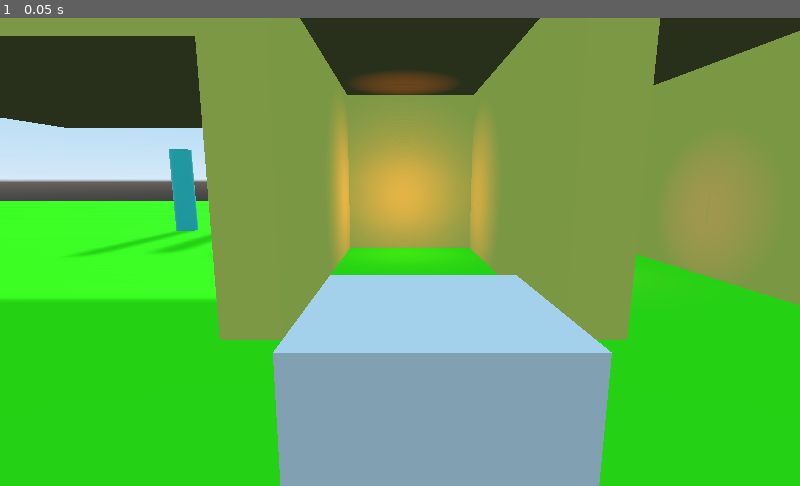
Above: before the commit, frame 1.
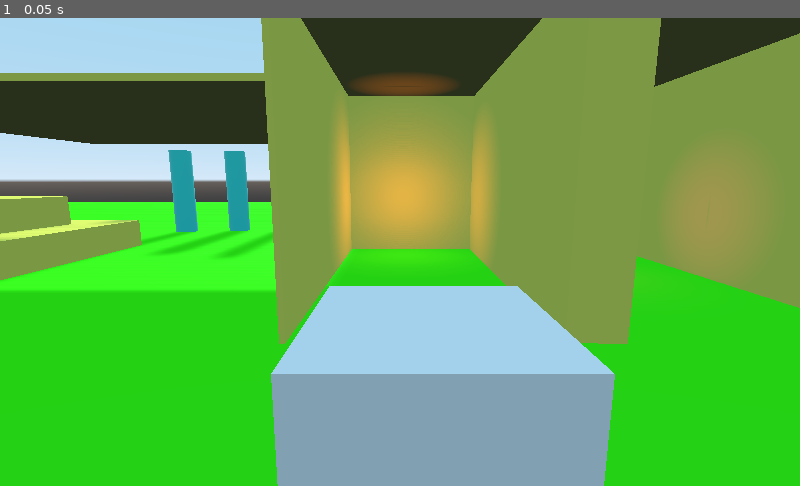
Above: after the commit, the same moment.

Repository: binaryorange/ECC
Game: Godot game, scene res://Testing.tscn
The game is run twice, just before and just after one commit, with the same random seed, the same clock (stepped at 60 frames per second) and the same inputs.
Inputs:
- Up to frame 1 (0.05 s): no input

The runs differ from the first frame. In frame 1, 16% of the frame differs, in the area x 0-100%, y 0-100%.

Commit message:
FIXED: Raycasting to determine distancing
Changed method of raycasting to better determine how close the camera is to any occluding object to the player. Still need to tweak settings to find best values.

Very close to being able to release a sort of "Beta" here soon!

Diff:
--- a/ECC_Controller.gd
+++ b/ECC_Controller.gd
@@ -22,8 +22,6 @@
 # this will capture our raycast node
 export (NodePath) var RayCastNode
 
-export (NodePath) var RaycastPoint
-
 # export our zoom levels in an array
 export(Array, NodePath) var ZoomLevels
 
@@ -45,8 +43,6 @@
 
 # export our view cam distance modifier
 export (float) var ViewCamDistanceModifier = 0.15
-
-export (Vector3) var RayCastCastDistance
 
 # allow the user to determine if there will be smoothing when pulling ahead
 export (bool) var EnablePullAheadSmoothing = false
@@ -66,7 +62,8 @@
 var zoom_level_array = []
 var gimbal_offset
 var raycast
-var raycast_point
+var x_rot
+var is_in_confined_space = false
 
 # hide these when we are running the game
 var helper_mesh
@@ -81,7 +78,6 @@
 	clip_cam = get_node(ClipCamera)
 	helper_mesh = $"X Gimbal/HelperMesh"
 	raycast = get_node(RayCastNode)
-	raycast_point = get_node(RaycastPoint)
 
 	# set our helper meshes to be invisible
 	helper_mesh.visible = false
@@ -96,13 +92,13 @@
 	for z in ZoomLevels.size():
 		zoom_level_array.insert(z, get_node(ZoomLevels[z]).transform.origin.z)
 
-
 	# ensure we set the max zoom level for the zoom array
 	max_zoom_level = ZoomLevels.size()
 
 	# set the default zoom level of the cameras
 	clip_cam.transform.origin.z = zoom_level_array[0]
 	view_cam.transform.origin.z += ViewCamDistanceModifier
+	raycast.transform.origin.z += ViewCamDistanceModifier
 
 	# add the ClipCameraException node
 	clip_cam.add_exception(get_node(ClipCameraException))
@@ -156,30 +152,37 @@
 # check for occluding objects by casting a ray back to the player
 func _check_for_occlusion():
 	# store the gimbal's x rotation
-	var x_rot = x_gimbal.rotation_degrees.x
+	x_rot = x_gimbal.rotation_degrees.x
+
+	# ensure the raycast node is positioned at the appropriate zoom level
+	raycast.transform.origin.z = zoom_level_array[zoom] + ViewCamDistanceModifier
 
 	# cast a ray from the RayCast node
-	raycast.set_cast_to(RayCastCastDistance)
+	raycast.set_cast_to(Vector3(0, 0, abs(zoom_level_array[zoom] + ViewCamDistanceModifier)))
 
 	# check if it's hitting anything
 	if raycast.is_colliding():
 		if !raycast.get_collider().is_in_group("Player"):
-			print("hit " + raycast.get_collider().name)
 
 			var hit_pos = raycast.get_collision_point()
-			var difference = (view_cam.global_transform.origin - hit_pos)
+			var difference = (raycast.global_transform.origin - hit_pos)
 			var distance = difference.length()
+			print (str(distance) + "/" + str(MaxOccludeDistance))
 
 			if distance < MaxOccludeDistance:
 				is_clipping = true
 			else:
 				# check to see if we are rotating the camera. if we aren't, clip then
-				if cam_right == 0 and cam_up == 0:
-					is_clipping = true
+				if cam_right != 0:
+					is_clipping = false
 				else:
-					is_clipping = false
+					# check to see if we are in a confined space
+					if is_in_confined_space:
+						is_clipping = true
+					else:
+						is_clipping = false
+
 	else:
-		# otherwise, always make sure we clip!
 		is_clipping = true
 
 	# if we are clipping, set the view cam's local z to the clip cam's information
@@ -205,3 +208,12 @@
 			view_cam.transform.origin.z = lerp(view_cam.transform.origin.z,
 			zoom_level_array[zoom] + ViewCamDistanceModifier,
 			LerpWeight)
+
+# tells us when the player has entered a confined space
+func _on_ConfinedSpaceArea_body_entered(body):
+	is_in_confined_space = true
+
+
+# tells us when the player has exited a confined space
+func _on_ConfinedSpaceArea_body_exited(body):
+	is_in_confined_space = false
--- a/TestPlayer.tscn
+++ b/TestPlayer.tscn
@@ -12,7 +12,10 @@
 
 [sub_resource type="CapsuleMesh" id=3]
 
-[sub_resource type="CylinderMesh" id=7]
+[sub_resource type="CylinderMesh" id=4]
+
+[sub_resource type="BoxShape" id=5]
+extents = Vector3( 0.5, 2.5, 0.5 )
 
 [node name="TestPlayer" type="KinematicBody" groups=[
 "Player",
@@ -40,22 +43,18 @@
 [node name="Y Gimbal" type="Spatial" parent="." groups=[
 "Player",
 ]]
-transform = Transform( 1, 0, 0, 0, 1, 0, 0, 0, 1, 0.25, 2, 0.25 )
+transform = Transform( 1, 0, 0, 0, 0.984808, -0.173648, 0, 0.173648, 0.984808, 0.25, 2.5, 0.25 )
 script = ExtResource( 3 )
 ViewCamera = NodePath("X Gimbal/ViewCamera")
 ClipCamera = NodePath("X Gimbal/ClipCameraTarget/ClippedCamera")
 ClipCameraException = NodePath("..")
-RayCastNode = NodePath("X Gimbal/RayCast")
-RaycastPoint = NodePath("X Gimbal/ClipCameraTarget/RaycastPoint")
+RayCastNode = NodePath("X Gimbal/ClipCameraTarget/RayCast")
 ZoomLevels = [ NodePath("X Gimbal/ClipCameraTarget/Zoom1"), NodePath("X Gimbal/ClipCameraTarget/Zoom2"), NodePath("X Gimbal/ClipCameraTarget/Zoom3") ]
 RotationSpeed = 1.75
-MaxOccludeDistance = 3.0
-MaxCameraAngle = 70.0
+MaxOccludeDistance = 5.0
 MinCameraAngle = -45.0
 ClipOffsetMultiplier = 1.0
 ViewCamDistanceModifier = 1.5
-RayCastCastDistance = Vector3( 0, 0, 9 )
-EnablePullAheadSmoothing = true
 
 [node name="X Gimbal" type="Spatial" parent="Y Gimbal" groups=[
 "Player",
@@ -77,7 +76,7 @@
 [node name="ViewCamera" type="Camera" parent="Y Gimbal/X Gimbal" groups=[
 "Player",
 ]]
-transform = Transform( -1, 5.65818e-008, -3.20891e-007, 0, 0.984808, 0.173648, 3.25841e-007, 0.173648, -0.984808, 0, 1, -5 )
+transform = Transform( -1, 0, 3.25841e-007, 0, 1, 0, -3.25841e-007, 0, -1, 0, 0, -5 )
 current = true
 fov = 60.0
 near = 0.01
@@ -89,19 +88,19 @@
 Make sure it matches the rotational "
 }
 
-[node name="RayCast" type="RayCast" parent="Y Gimbal/X Gimbal"]
-transform = Transform( 1, 0, 0, 0, 1, 0, 0, 0, 1, 0, 0, -9 )
-enabled = true
-cast_to = Vector3( 0, 0, 5 )
-
 [node name="ClipCameraTarget" type="Spatial" parent="Y Gimbal/X Gimbal" groups=[
 "Player",
 ]]
 
+[node name="RayCast" type="RayCast" parent="Y Gimbal/X Gimbal/ClipCameraTarget"]
+transform = Transform( 1, 0, 0, 0, 1, 0, 0, 0, 1, 0, 0, -5 )
+enabled = true
+cast_to = Vector3( 0, 0, 5 )
+
 [node name="ClippedCamera" type="ClippedCamera" parent="Y Gimbal/X Gimbal/ClipCameraTarget" groups=[
 "Player",
 ]]
-transform = Transform( -1, 5.65818e-008, -3.20891e-007, 0, 0.984808, 0.173648, 3.25841e-007, 0.173648, -0.984808, 3.27826e-007, 1, -5 )
+transform = Transform( -1, 0, 3.25841e-007, 0, 1, 0, -3.25841e-007, 0, -1, 0, 0, -5 )
 doppler_tracking = 1
 fov = 60.0
 near = 0.01
@@ -113,17 +112,30 @@
 [node name="Zoom1" type="Position3D" parent="Y Gimbal/X Gimbal/ClipCameraTarget" groups=[
 "Player",
 ]]
-transform = Transform( 1, 0, 0, 0, 1, 0, 0, 0, 1, 0, 1, -5 )
+transform = Transform( 1, 0, 0, 0, 1, 0, 0, 0, 1, 0, 0, -5 )
 
 [node name="Zoom2" type="Position3D" parent="Y Gimbal/X Gimbal/ClipCameraTarget" groups=[
 "Player",
 ]]
-transform = Transform( 1, 0, 0, 0, 1, 0, 0, 0, 1, 0, 1, -9 )
+transform = Transform( 1, 0, 0, 0, 1, 0, 0, 0, 1, 0, 0, -9 )
 
 [node name="Zoom3" type="Position3D" parent="Y Gimbal/X Gimbal/ClipCameraTarget" groups=[
 "Player",
 ]]
-transform = Transform( 1, 0, 0, 0, 1, 0, 0, 0, 1, 0, 1, -13 )
+transform = Transform( 1, 0, 0, 0, 1, 0, 0, 0, 1, 0, 0, -13 )
+
+[node name="ConfinedSpaceDetector" type="Spatial" parent="Y Gimbal"]
+transform = Transform( 1, 0, 0, 0, 0.984808, 0.173648, 0, -0.173648, 0.984808, 0, 0, 0 )
+
+[node name="ConfinedSpaceArea" type="Area" parent="Y Gimbal/ConfinedSpaceDetector"]
+transform = Transform( 1, 0, 0, 0, 1, 0, 0, 0, 1, 0, -2.38419e-007, -2.98023e-008 )
+gravity_vec = Vector3( 0, 0, 0 )
+
+[node name="Shape" type="CollisionShape" parent="Y Gimbal/ConfinedSpaceDetector/ConfinedSpaceArea"]
+transform = Transform( 1, 0, 0, 0, 1, 0, 0, 0, 1, 0, 2, 0 )
+shape = SubResource( 5 )
 
 [node name="Camera" type="Camera" parent="."]
-transform = Transform( -4.37114e-008, 0, 1, 0, 1, 0, -1, 0, -4.37114e-008, 7, 4, 4.37114e-007 )
+transform = Transform( -4.37114e-008, 0, 1, 0, 1, 0, -1, 0, -4.37114e-008, 11, 4, 2.62268e-007 )
+[connection signal="body_entered" from="Y Gimbal/ConfinedSpaceDetector/ConfinedSpaceArea" to="Y Gimbal" method="_on_ConfinedSpaceArea_body_entered"]
+[connection signal="body_exited" from="Y Gimbal/ConfinedSpaceDetector/ConfinedSpaceArea" to="Y Gimbal" method="_on_ConfinedSpaceArea_body_exited"]
--- a/Testing.tscn
+++ b/Testing.tscn
@@ -43,9 +43,9 @@
 shadow_enabled = true
 
 [node name="Ceiling" type="MeshInstance" parent="."]
-transform = Transform( 10, 0, 0, 0, 1, 0, 0, 0, 10, -1, 10, -10 )
-mesh = SubResource( 6 )
-material/0 = SubResource( 7 )
+transform = Transform( 10, 0, 0, 0, 0.1, 0, 0, 0, 10, -3, 8, -10 )
+mesh = SubResource( 4 )
+material/0 = SubResource( 5 )
 __meta__ = {
 "_editor_description_": ""
 }
@@ -53,12 +53,51 @@
 [node name="Ceiling" type="StaticBody" parent="Ceiling"]
 
 [node name="CollisionShape" type="CollisionShape" parent="Ceiling/Ceiling"]
-shape = SubResource( 8 )
+shape = SubResource( 6 )
+
+[node name="Ceiling7" type="MeshInstance" parent="."]
+transform = Transform( 10, 0, 0, 0, 1, 0, 0, 0, 10, 14, 1, -10 )
+mesh = SubResource( 4 )
+material/0 = SubResource( 5 )
+__meta__ = {
+"_editor_description_": ""
+}
+
+[node name="Ceiling" type="StaticBody" parent="Ceiling7"]
+
+[node name="CollisionShape" type="CollisionShape" parent="Ceiling7/Ceiling"]
+shape = SubResource( 6 )
+
+[node name="Ceiling8" type="MeshInstance" parent="."]
+transform = Transform( 7, 0, 0, 0, 1, 0, 0, 0, 7, 14, 3, -10 )
+mesh = SubResource( 4 )
+material/0 = SubResource( 5 )
+__meta__ = {
+"_editor_description_": ""
+}
+
+[node name="Ceiling" type="StaticBody" parent="Ceiling8"]
+
+[node name="CollisionShape" type="CollisionShape" parent="Ceiling8/Ceiling"]
+shape = SubResource( 6 )
+
+[node name="Ceiling9" type="MeshInstance" parent="."]
+transform = Transform( 4, 0, 0, 0, 1, 0, 0, 0, 4, 14, 5, -10 )
+mesh = SubResource( 4 )
+material/0 = SubResource( 5 )
+__meta__ = {
+"_editor_description_": ""
+}
+
+[node name="Ceiling" type="StaticBody" parent="Ceiling9"]
+
+[node name="CollisionShape" type="CollisionShape" parent="Ceiling9/Ceiling"]
+shape = SubResource( 6 )
 
 [node name="Ceiling2" type="MeshInstance" parent="."]
 transform = Transform( 10, 0, 0, 0, 1, 0, 0, 0, 10, -23, 12, -10 )
-mesh = SubResource( 6 )
-material/0 = SubResource( 7 )
+mesh = SubResource( 4 )
+material/0 = SubResource( 5 )
 __meta__ = {
 "_editor_description_": ""
 }
@@ -105,12 +144,12 @@
 [node name="Ceiling" type="StaticBody" parent="Ceiling6"]
 
 [node name="CollisionShape" type="CollisionShape" parent="Ceiling6/Ceiling"]
-shape = SubResource( 8 )
+shape = SubResource( 6 )
 
 [node name="Ceiling5" type="MeshInstance" parent="."]
-transform = Transform( -4.37114e-007, -1, 0, 10, -4.37114e-008, 0, 0, 0, 10, -12, 10, -10 )
-mesh = SubResource( 6 )
-material/0 = SubResource( 7 )
+transform = Transform( -4.37114e-007, -0.1, 0, 10, -4.37114e-009, 0, 0, 0, 10, -13, 10, -10 )
+mesh = SubResource( 4 )
+material/0 = SubResource( 5 )
 __meta__ = {
 "_editor_description_": ""
 }
Not shown: 2 places in TestPlayer.tscn that only renumber resources
Not shown: 5 places in Testing.tscn that only renumber resources
